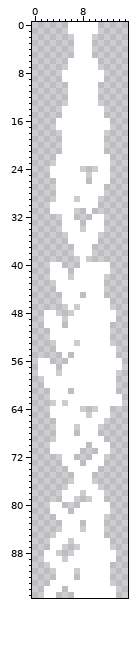
Edited in one commit: sprite sheet (Items/Nightshade/NightshadeCounter.png). Above, as it was before the edit.
The file is 32x192 pixels, drawn in blocks of 2x2; one block is one cell here.
Once edited:
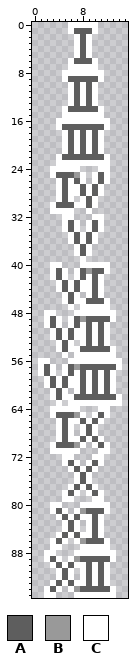
Palette (. is transparent): A #5e5e5e  B #999999  C #ffffff
Message: Dragon Skull Rework + Nightshade Resprites
Edits made:
@@ x 0..15 @@
  0 ......CCCCC.....
- 1 ......CCCCC.....
- 2 .......CCC......
- 3 .......CCC......
- 4 .......CCC......
- 5 .......CCC......
- 6 ......CCCCC.....
+ 1 ......CAAAC.....
+ 2 .......CAC......
+ 3 .......CAC......
+ 4 .......CAC......
+ 5 .......CAC......
+ 6 ......CAAAC.....
  7 ......CCCCC.....
  8 .....CCCCCCC....
- 9 .....CCCCCCC....
-10 ......CCCCC.....
-11 ......CCCCC.....
-12 ......CCCCC.....
-13 ......CCCCC.....
-14 .....CCCCCCC....
+ 9 .....CAAAAAC....
+10 ......CACAC.....
+11 ......CACAC.....
+12 ......CACAC.....
+13 ......CACAC.....
+14 .....CAAAAAC....
 15 .....CCCCCCC....
 16 ....CCCCCCCCC...
-17 ....CCCCCCCCC...
-18 .....CCCCCCC....
-19 .....CCCCCCC....
-20 .....CCCCCCC....
-21 .....CCCCCCC....
-22 ....CCCCCCCCC...
+17 ....CAAAAAAAC...
+18 .....CACACAC....
+19 .....CACACAC....
+20 .....CACACAC....
+21 .....CACACAC....
+22 ....CAAAAAAAC...
 23 ....CCCCCCCCC...
 24 ...CCCCC...CC...
-25 ...CCCCCC.CCC...
-26 ....CCCCC.CCC...
-27 ....CCCCCCCC....
-28 ....CCCCCCCC....
-29 ....CCC.CCC.....
-30 ...CCCCCCCC.....
+25 ...CAAABC.CAC...
+26 ....CACAC.CAC...
+27 ....CACCACAC....
+28 ....CACCACAC....
+29 ....CAC.CAC.....
+30 ...CAAACCAC.....
 31 ...CCCC..C......
 32 .....CC...CC....
-33 .....CCC.CCC....
-34 .....CCC.CCC....
-35 ......CCCCC.....
-36 ......CCCCC.....
-37 .......CCC......
-38 .......CCC......
+33 .....CAC.CAC....
+34 .....CAC.CAC....
+35 ......CACAC.....
+36 ......CACAC.....
+37 .......CAC......
+38 .......CAC......
 39 ........C.......
 40 ...CC...CCCCC...
-41 ...CCC.CCCCCC...
-42 ...CCC.CCCCC....
-43 ....CCCCCCCC....
-44 ....CCCCCCCC....
-45 .....CCC.CCC....
-46 .....CCCCCCCC...
+41 ...CAC.CABAAC...
+42 ...CAC.CACAC....
+43 ....CACACCAC....
+44 ....CACACCAC....
+45 .....CAC.CAC....
+46 .....CACCAAAC...
 47 ......C.CCCCC...
 48 ..CC...CCCCCCC..
-49 ..CCC.CCCCCCCC..
-50 ..CCC.CCCCCCC...
-51 ...CCCCCCCCCC...
-52 ...CCCCCCCCCC...
-53 ....CCC.CCCCC...
-54 ....CCCCCCCCCC..
+49 ..CAC.CABAAAAC..
+50 ..CAC.CACACAC...
+51 ...CACACCACAC...
+52 ...CACACCACAC...
+53 ....CAC.CACAC...
+54 ....CACCAAAAAC..
 55 .....C.CCCCCCC..
 56 .CC...CCCCCCCCC.
-57 .CCC.CCCCCCCCCC.
-58 .CCC.CCCCCCCCC..
-59 ..CCCCCCCCCCCC..
-60 ..CCCCCCCCCCCC..
-61 ...CCC.CCCCCCC..
-62 ...CCCCCCCCCCCC.
+57 .CAC.CABAAAAAAC.
+58 .CAC.CACACACAC..
+59 ..CACACCACACAC..
+60 ..CACACCACACAC..
+61 ...CAC.CACACAC..
+62 ...CACCAAAAAAAC.
 63 ....C.CCCCCCCCC.
 64 ...CCCCC...CC...
-65 ...CCCCCC.CCC...
-66 ....CCCCCCCC....
-67 ....CCC.CCC.....
-68 ....CCC.CCC.....
-69 ....CCCCCCCC....
-70 ...CCCCCC.CCC...
+65 ...CAAABC.CAC...
+66 ....CACCACAC....
+67 ....CAC.CAC.....
+68 ....CAC.CAC.....
+69 ....CACCACAC....
+70 ...CAAABC.CAC...
 71 ...CCCCC...CC...
 72 .....CC...CC....
-73 .....CCC.CCC....
-74 ......CCCCC.....
-75 .......CCC......
-76 .......CCC......
-77 ......CCCCC.....
-78 .....CCC.CCC....
+73 .....CAC.CAC....
+74 ......CACAC.....
+75 .......CAC......
+76 .......CAC......
+77 ......CACAC.....
+78 .....CAC.CAC....
 79 .....CC...CC....
 80 ...CC...CCCCC...
-81 ...CCC.CCCCCC...
-82 ....CCCCCCCC....
-83 .....CCC.CCC....
-84 .....CCC.CCC....
-85 ....CCCCCCCC....
-86 ...CCC.CCCCCC...
+81 ...CAC.CBAAAC...
+82 ....CACACCAC....
+83 .....CAC.CAC....
+84 .....CAC.CAC....
+85 ....CACACCAC....
+86 ...CAC.CBAAAC...
 87 ...CC...CCCCC...
 88 ..CC...CCCCCCC..
-89 ..CCC.CCCCCCCC..
-90 ...CCCCCCCCCC...
-91 ....CCC.CCCCC...
-92 ....CCC.CCCCC...
-93 ...CCCCCCCCCC...
-94 ..CCC.CCCCCCCC..
+89 ..CAC.CBAAAAAC..
+90 ...CACACCACAC...
+91 ....CAC.CACAC...
+92 ....CAC.CACAC...
+93 ...CACACCACAC...
+94 ..CAC.CBAAAAAC..
 95 ..CC...CCCCCCC..
